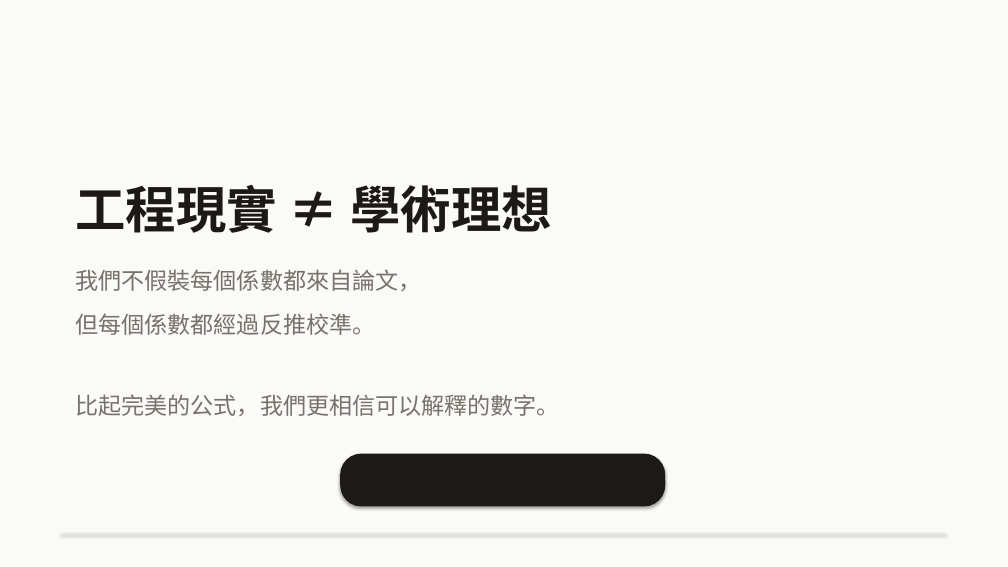
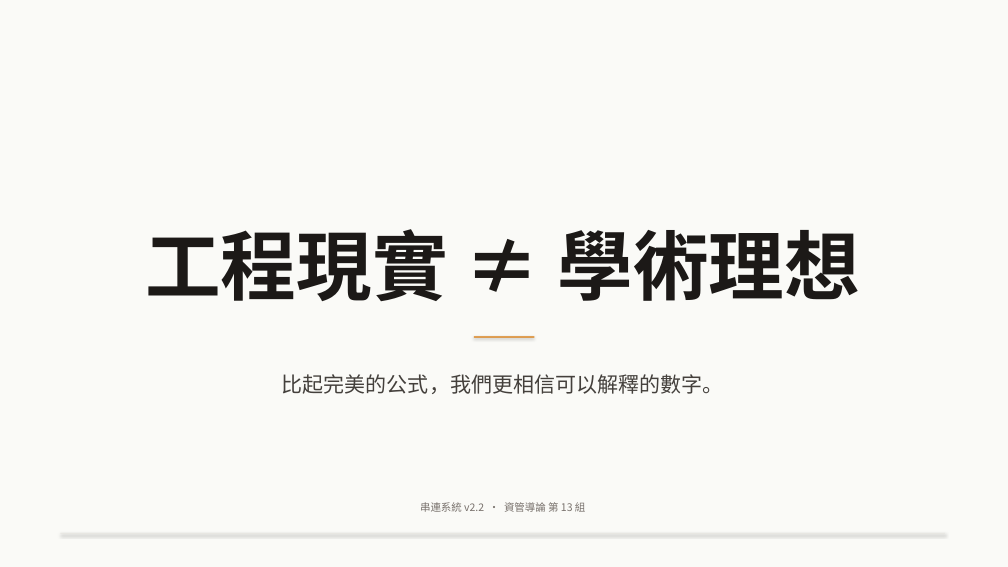
Before and after one commit to Peter2594/chuanlien-system-v2, a slide deck: slide 16 of docs/串連系統_簡報.pptx. Drawn at 1008x567 pixels with LibreOffice and Linux fonts; fonts in the diff are those of the drawing. Boxes give left, top, right and bottom in pixels: in the first picture for what was removed or moved away, otherwise in the second. Text is boxed around its words. In the diff, an @@ line names an element or a change of style, - is before the commit and + after.

Commit message:
docs(slides): 三頁排版重做 — 封面、效益、結尾
封面 (slide 1):
- 主標 64pt → 88pt，更大、置中、單字「串連系統」
- 拿掉雪花裝飾 / 中央 hairline，純粹靠字級階層
- 組員從 14pt 兩行 → 11pt 一行小字
- 加 0.6" 橘黃短線當視覺呼吸點
- 整頁留白比例提升到 ~70%

效益頁 (slide 13):
- 4 卡並排 → 2x2 grid
- 數字字級 56pt → 54pt 但卡片寬度翻倍（左大數字 + 右描述）
- 描述改寫成「原本/現在」對比，不再寫「Asymmetric Detection」這種術語
- 去除 add_asterisk 裝飾

結尾頁 (slide 16):
- 移除「Thank You · Q & A」pill（學生簡報反模式）
- 主標 48pt → 72pt 置中
- 加 0.8" 橘黃細線當視覺重心
- 底部只留組別小字（< 10pt）
- 整頁就一句 take-away：「工程現實 ≠ 學術理想」

```diff
--- a/docs/串連系統_簡報.pptx
+++ b/docs/串連系統_簡報.pptx
@@ text "工程現實 ≠ 學術理想" moved from (x1=76, y1=185, x2=552, y2=233) to (x1=145, y1=229, x2=860, y2=301) @@
@@ text "工程現實 ≠ 學術理想" at (x1=145, y1=229, x2=860, y2=301): size 48 to 72 pt; alignment left to centre; line spacing 1.2 to 1 @@
@@ text at (x1=76, y1=269, x2=422, y2=335): paragraphs removed @@
-我們不假裝每個係數都來自論文，
-但每個係數都經過反推校準。
@@ text "比起完美的公式，我們更相信可以解釋的數字。" moved from (x1=76, y1=269, x2=560, y2=416) to (x1=282, y1=374, x2=724, y2=394) @@
@@ text "比起完美的公式，我們更相信可以解釋的數字。" at (x1=282, y1=374, x2=724, y2=394): size 22 to 20 pt, text colour #78716C to #44403C; alignment left to centre; line spacing 1.6 to 1.5 @@
@@ rectangle added at (x1=474, y1=337, x2=535, y2=338), fill #D97706 @@
@@ rounded rectangle removed at (x1=340, y1=454, x2=665, y2=507) @@
@@ text added at (x1=420, y1=502, x2=586, y2=512), 10 pt, text #78716C @@
+串連系統 v2.2 · 資管導論 第 13 組
```
Also in this commit, not shown: 2 other slides changed, 1 other file.
